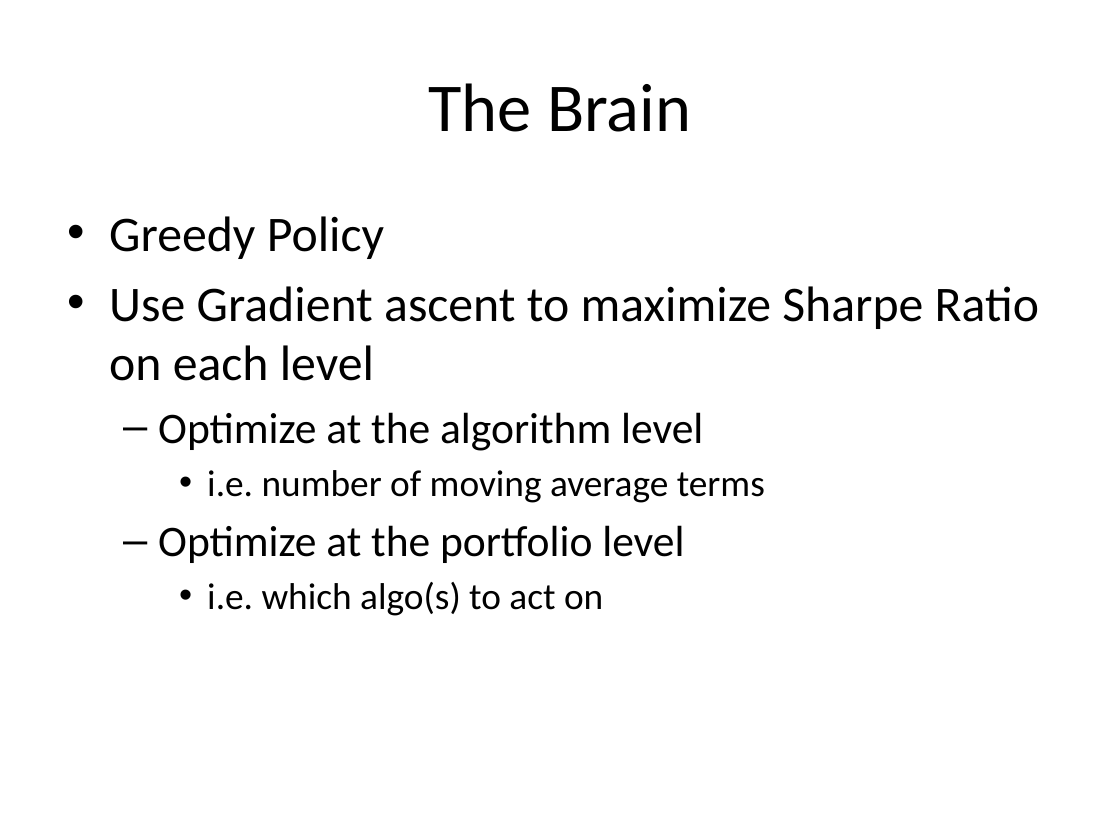
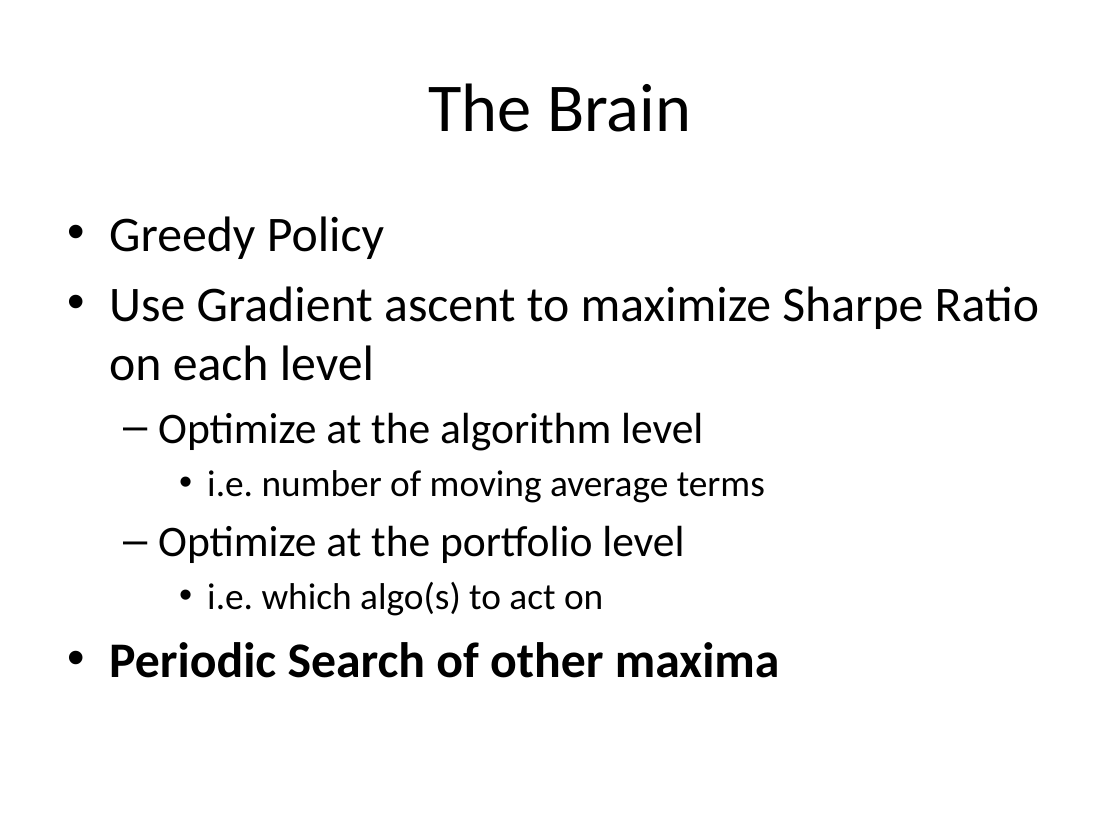
Before and after one commit to abhaykamat/AlgoTrading, a slide deck: slide 17 of report/AlgorithmicTrading.pptx (slide 13 before the commit). Drawn at 1120x840 pixels with LibreOffice and Linux fonts; fonts in the diff are those of the drawing. Boxes give left, top, right and bottom in pixels: in the first picture for what was removed or moved away, otherwise in the second. Text is boxed around its words. In the diff, an @@ line names an element or a change of style, - is before the commit and + after.

```diff
--- a/report/AlgorithmicTrading.pptx
+++ b/report/AlgorithmicTrading.pptx
@@ text at (109, 642, 780, 678): paragraph added @@
+• Periodic Search of other maxima
```
Also in this commit, not shown: 3 other slides changed, 6 slides added.
